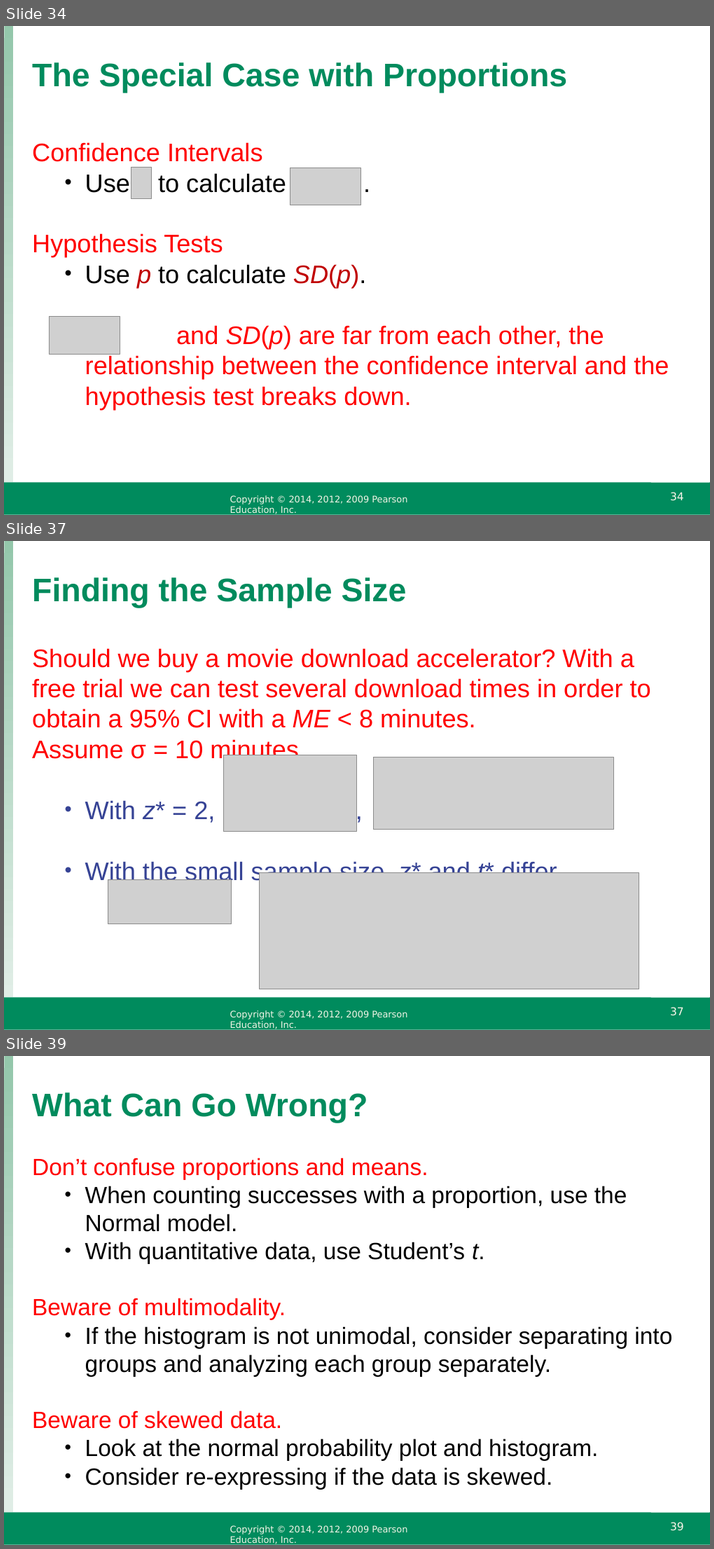
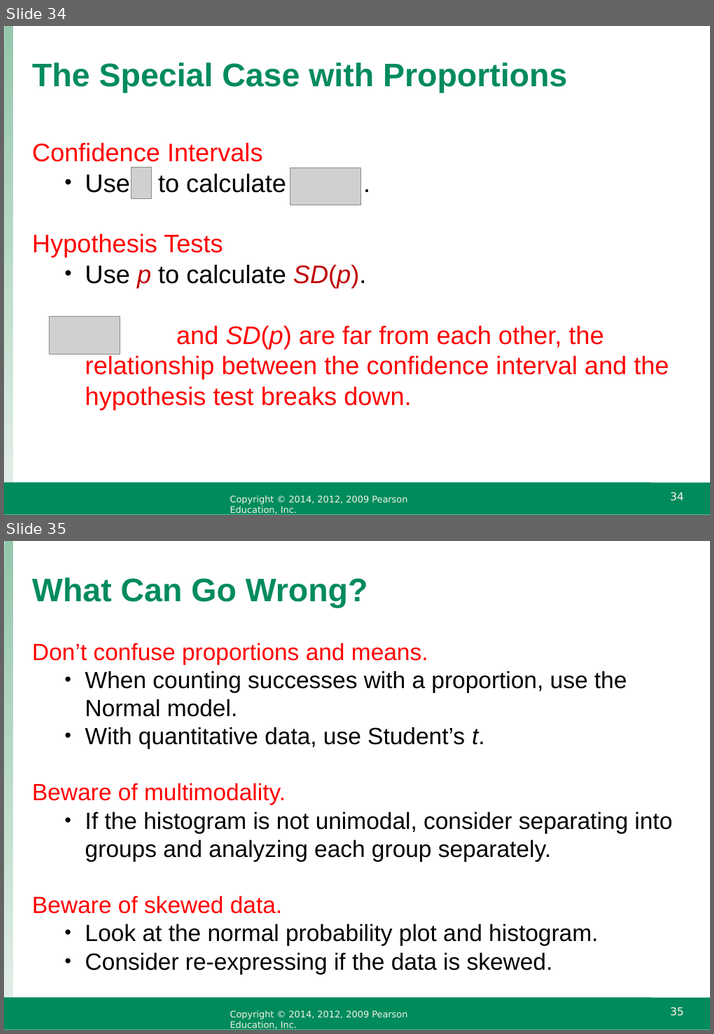
Before and after one commit to raffled/STAT111, a slide deck: week5/IS4_ppt_chapter18.odp. Shown one above the other, each under a label of ours: slides 34, 37 and 39 before the commit, slides 34 and 35 after it; the slides between them are not shown. The pictures are 714x1549 and 714x1034 pixels, drawn with LibreOffice and Linux fonts; fonts in the diff are those of the drawing; grey boxes stand for pictures; background and template pictures are left out. Boxes give left, top, right and bottom in pixels: in the first picture for what was removed or moved away, otherwise in the second. Text is boxed around its words. In the diff, an @@ line names an element or a change of style, - is before the commit and + after.

```diff
--- a/week5/IS4_ppt_chapter18.odp
+++ b/week5/IS4_ppt_chapter18.odp
@@ slide 37 removed at (4,541,710,1030), background #FFFFFF; not listed: 5 template elements that a slide beside it also shows @@
@@ title removed at (32,577,406,608) @@
-Finding the Sample Size
@@ text removed at (32,648,651,884) @@
-Should we buy a movie download accelerator? With a free trial we can test several download times in order to obtain a 95% CI with a ME < 8 minutes.
-Assume σ = 10 minutes.
-  • With z* = 2, ,
-  • With the small sample size, z* and t* differ.
@@ picture removed at (223,755,356,831) @@
@@ picture removed at (373,757,612,829) @@
@@ picture removed at (259,872,639,988) @@
@@ picture removed at (108,880,231,924) @@
@@ what was slide 39 is now slide 35 @@
@@ page number at (670,1006,684,1016): text changed @@
-39
+35
```
Also in this commit, not shown: 3 slides changed, 3 other slides removed, 5 other files.
